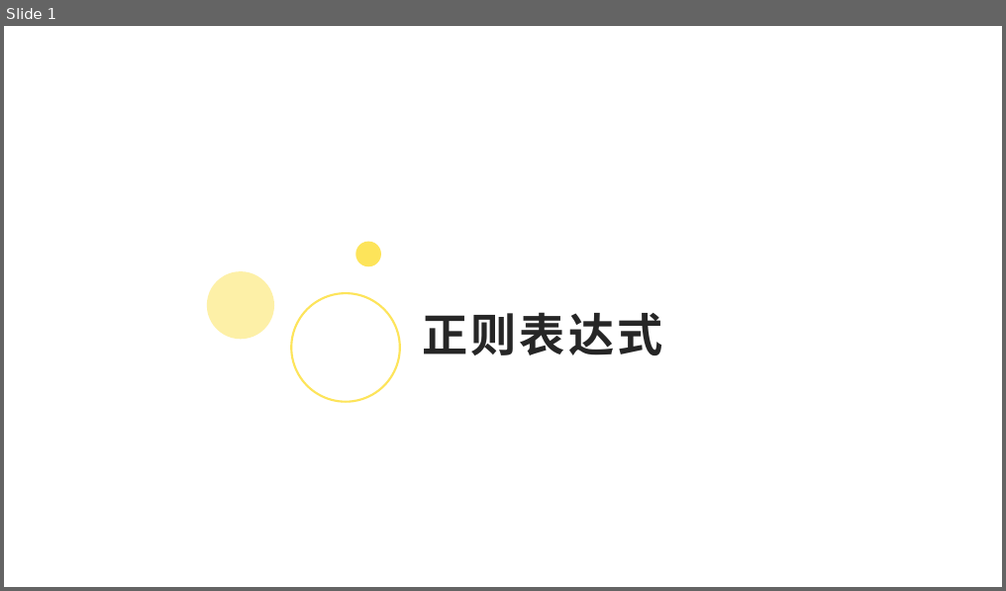
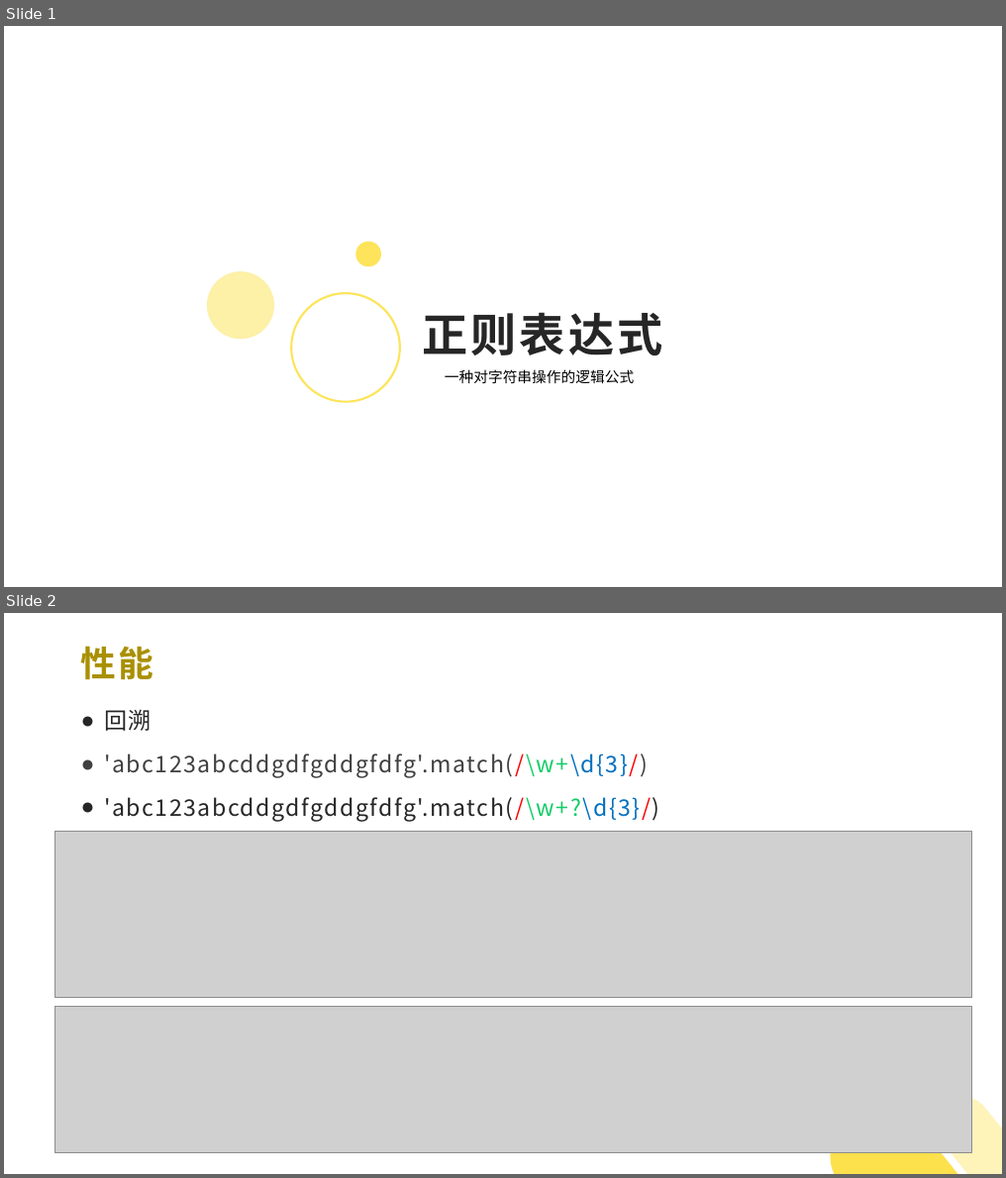
Before and after one commit to 382615666/note, a slide deck: 科普.pptx. Shown one above the other, each under a label of ours: slide 1 before the commit, slides 1 and 2 after it. The pictures are 1006x591 and 1006x1178 pixels, drawn with LibreOffice and Linux fonts; fonts in the diff are those of the drawing; grey boxes stand for pictures. Boxes give left, top, right and bottom in pixels: in the first picture for what was removed or moved away, otherwise in the second. Text is boxed around its words. In the diff, an @@ line names an element or a change of style, - is before the commit and + after.

```diff
--- a/科普.pptx
+++ b/科普.pptx
@@ slide 2 added at [4,613,1002,1174], background #FFFFFF @@
@@ title added at [81,646,153,680], 34 pt, text #A99002, bold @@
+性能
@@ text added at [104,709,660,821], 22 pt, text #262626 @@
+● 回溯
+● 'abc123abcddgdfgddgfdfg'.match(/\w+\d{3}/)
+● 'abc123abcddgdfgddgfdfg'.match(/\w+?\d{3}/)
@@ picture added at [54,831,972,998] @@
@@ picture added at [54,1007,972,1153] @@
@@ freeform shape added at [831,1106,958,1174], fill #FCD605 at 71% opacity @@
@@ freeform shape added at [936,1097,1002,1174], fill #FDE45A at 42% opacity @@
@@ slide 1 changed as well @@
@@ text added at [445,370,634,384], 14 pt, text #000000 @@
+一种对字符串操作的逻辑公式
```
Also in this commit, not shown: 11 other slides changed, 25 other slides added, 6 slides removed, 2 other files.
